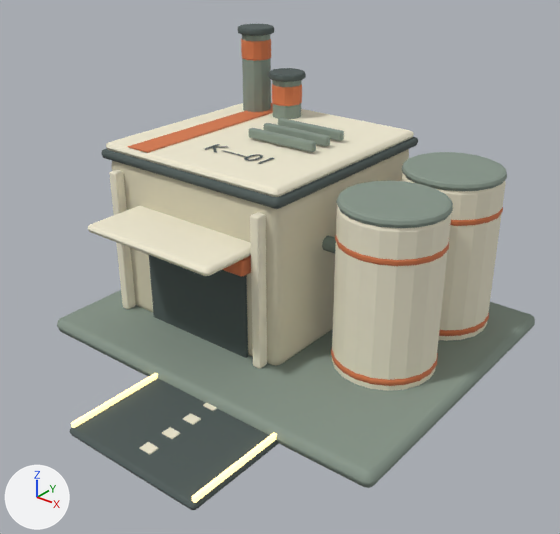
A saved change to the glTF model public/models/refinery.glb.
Camera for both pictures: a camera (50 mm lens) standing at (12.97, -17.07, 12.6) and looking at (0.68, -1.71, 3.08). Lighting does not change. The marker at lower left points along +X, +Y and +Z. The picture after the commit comes second. Vertices at exactly the same position are counted once.

The scene before the commit, as lines of its bpy script (objects in view):
```python
me_cube_094 = bpy.data.meshes.new('Cube.094')
me_cube_094.from_pydata(...)  # 3088 vertices, 6020 faces; spans x -5.9..5.9, y -7.9..4.9, z 0.0..8.61
# faces by material slot: [1560, 108, 1404, 1312, 1420, 216]
me_cube_094.materials.append(mat_mechanics___sage_steel)  # grey #869589
me_cube_094.materials.append(mat_armor___warm_porcelain)  # pale yellow #dad3b8
me_cube_094.materials.append(mat_mechanics___graphite)  # dark grey #4d5957
me_cube_094.materials.append(mat_armor___edge_highlight)  # pale yellow #f1ebd3
me_cube_094.materials.append(mat_faction___vermilion)  # orange #d7794b
me_cube_094.materials.append(mat_lights___warm_white)  # beige #ffe5a6, glowing beige #ffe5a6
ob_processingstructure = bpy.data.objects.new('ProcessingStructure', me_cube_094)
ob_processingstructure.location = (0.0, 0.0, 0.0)
```
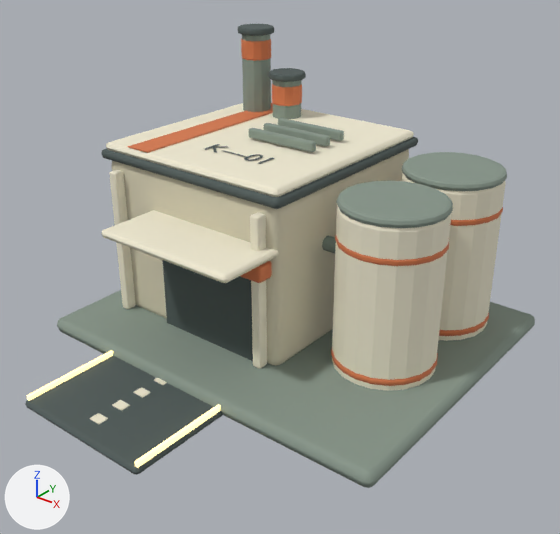
Changed parts and their boxes [x1, y1, x2, y2] in the pictures (560 x 534 px; the box of a moved part takes in the faces that stretch with it):
'ProcessingStructure', reshaped (7% wider)
    before: [57, 24, 535, 510]
    after: [25, 24, 535, 488]
part 1 of me_cube_094, moved or reshaped
    before: [149, 255, 248, 358]
    after: [162, 260, 253, 361]
part 2 of me_cube_094, moved or reshaped
    before: [69, 378, 279, 510]
    after: [25, 356, 223, 475]
part 3 of me_cube_094, moved or reshaped
    before: [88, 206, 251, 276]
    after: [101, 210, 279, 283]
part 4 of me_cube_094, moved or reshaped
    before: [203, 403, 217, 411]
    after: [154, 378, 167, 385]
part 5 of me_cube_094, moved or reshaped
    before: [183, 413, 201, 425]
    after: [133, 387, 151, 398]
part 6 of me_cube_094, moved or reshaped
    before: [162, 427, 180, 439]
    after: [112, 400, 130, 411]
part 7 of me_cube_094, moved or reshaped
    before: [139, 442, 159, 455]
    after: [90, 413, 108, 424]
part 8 of me_cube_094, moved or reshaped
    before: [222, 255, 251, 277]
    after: [241, 261, 272, 283]
part 9 of me_cube_094, moved or reshaped
    before: [71, 373, 158, 428]
    after: [27, 350, 113, 401]
part 10 of me_cube_094, moved or reshaped
    before: [192, 432, 277, 503]
    after: [134, 404, 221, 468]

Edits to the bpy script that builds the scene:
```text
Change me_cube_094:
    where me_cube_094.from_pydata(...)  # 3088 vertices, 6020 faces; spans x -5.9..5.9, y -7.9..4.9, z 0.0..8.61
    used by ob_processingstructure; location = (0.0, 0.0, 0.0)
    me_cube_094 part 1: the loose piece of 44 vertices spanning x -3.55..0.35, y -2.86..-2.72, z 0.35..3.45 is moved by (0.6, 0.0, 0.0)
    me_cube_094 part 2: the loose piece of 52 vertices spanning x -1.35..3.15, y -7.9..-4.5, z 0.0..0.24 is moved by (-1.9, 0.0, 0.0)
    me_cube_094 part 3: the loose piece of 56 vertices spanning x -3.95..0.75, y -4.7..-2.5, z 3.89..4.14 is moved by (0.6, 0.0, 0.0)
    me_cube_094 part 4: the loose piece of 56 vertices spanning x 0.71..1.09, y -5.05..-4.75, z 0.23..0.27 is moved by (-1.9, 0.0, 0.0)
    me_cube_094 part 5: the loose piece of 56 vertices spanning x 0.71..1.09, y -5.8..-5.5, z 0.23..0.27 is moved by (-1.9, 0.0, 0.0)
    me_cube_094 part 6: the loose piece of 56 vertices spanning x 0.71..1.09, y -6.55..-6.25, z 0.23..0.27 is moved by (-1.9, 0.0, 0.0)
    me_cube_094 part 7: the loose piece of 56 vertices spanning x 0.71..1.09, y -7.3..-7.0, z 0.23..0.27 is moved by (-1.9, 0.0, 0.0)
    me_cube_094 part 8: the loose piece of 56 vertices spanning x -3.85..0.65, y -3.29..-2.73, z 3.33..3.83 is moved by (0.6, 0.0, 0.0)
    me_cube_094 part 9: the loose piece of 56 vertices spanning x -1.31..-1.19, y -7.8..-4.6, z 0.21..0.37 is moved by (-1.9, 0.0, 0.0)
    me_cube_094 part 10: the loose piece of 56 vertices spanning x 2.99..3.11, y -7.8..-4.6, z 0.21..0.37 is moved by (-1.9, 0.0, 0.0)
```
